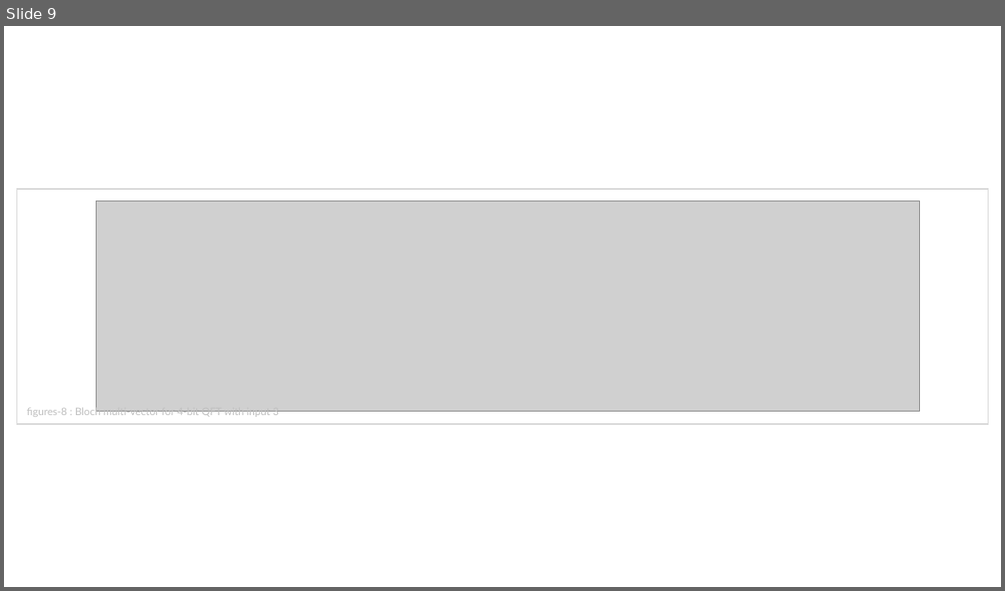
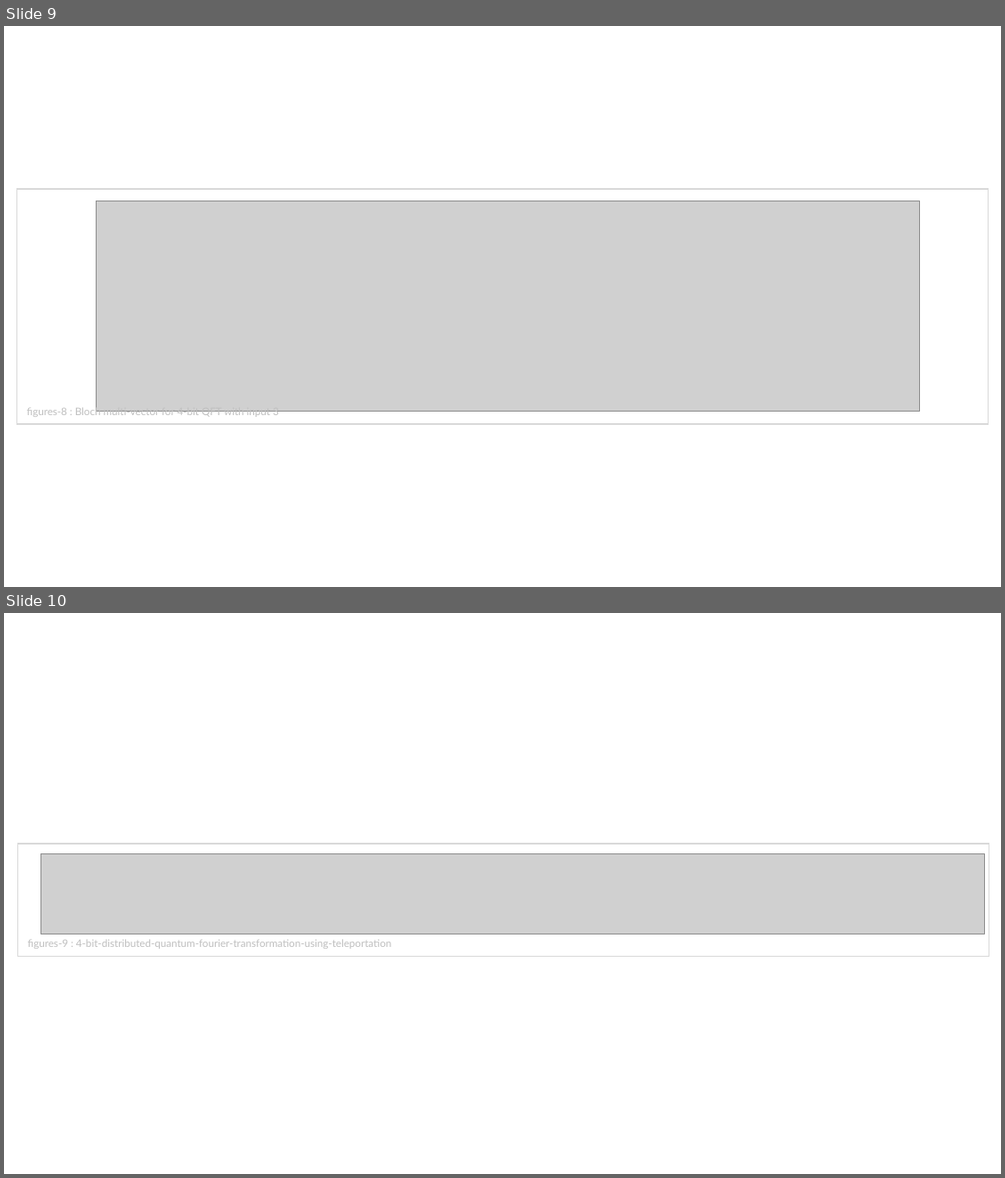
Before and after one commit to brunorijsman/quantum-internet-hackathon-2022, a slide deck: docs/figures/figures.pptx. Shown one above the other, each under a label of ours: slide 9 before the commit, slides 9 and 10 after it. The pictures are 1005x591 and 1005x1178 pixels, drawn with LibreOffice and Linux fonts; fonts in the diff are those of the drawing; grey boxes stand for pictures. Boxes give left, top, right and bottom in pixels: in the first picture for what was removed or moved away, otherwise in the second. Text is boxed around its words. In the diff, an @@ line names an element or a change of style, - is before the commit and + after.

```diff
--- a/docs/figures/figures.pptx
+++ b/docs/figures/figures.pptx
@@ slide 10 added at (x1=4, y1=613, x2=1001, y2=1174), background #FFFFFF @@
@@ rectangle added at (x1=18, y1=844, x2=989, y2=957), outline #D9D9D9 1 pt @@
@@ picture added at (x1=41, y1=854, x2=985, y2=933) @@
@@ text added at (x1=28, y1=940, x2=392, y2=949), 10 pt, text #BFBFBF @@
+figures-9 : 4-bit-distributed-quantum-fourier-transformation-using-teleportation
```
Also in this commit, not shown: 1 slide changed, 1 other slide added, 15 other files.
